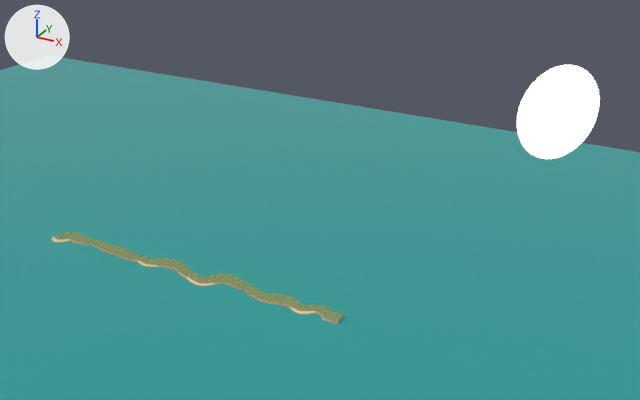
The glTF model frontend/projects/ride/public/courses/bondi.glb: old version first, new version second.
The view is the same before and after, from a camera (50 mm lens) standing at (11551.0, -10763.0, 7350.0) and looking at (6281.0, -1180.0, 2558.0). Lighting does not change. The marker at upper left points along +X, +Y and +Z. The first picture is the older version. Where no turn or scale is listed for an object, it has been applied to the vertices.

Names of what the first picture shows: 'Land_001', 'Land_002', 'Land_003', 'Land_004', 'Land_005', 'Land_006', 'Land_007', 'Land_008', 'Land_009', 'Land_010', 'Land_011', 'Land_012', 'Land_013', 'Sea', 'Sun' and 1 more.
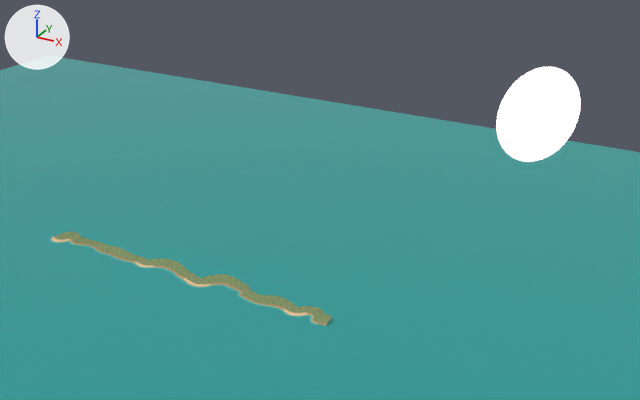
Where the newer file only moved an object's origin or applied its transform, the numbers keep the older frame.

What changed in the scene script:
```text
Change ob_land_001:
    ob_land_001.location: (293.0, 257.0, -15.0) -> (257.0, 208.0, -15.0)
Change ob_land_002:
    ob_land_002.location: (812.0, 257.0, -15.0) -> (785.0, 208.0, -15.0)
Change ob_land_003:
    ob_land_003.location: (1281.0, 160.0, -15.0) -> (1254.0, 111.0, -15.0)
Change ob_land_004:
    ob_land_004.location: (1734.0, 166.0, -15.0) -> (1707.0, 117.0, -15.0)
Change ob_land_005:
    ob_land_005.location: (2183.0, 238.0, -15.0) -> (2156.0, 189.0, -15.0)
Change ob_land_006:
    ob_land_006.location: (2653.0, 209.0, -15.0) -> (2626.0, 160.0, -15.0)
Change ob_land_007:
    ob_land_007.location: (3109.0, 112.0, -11.0) -> (3082.0, 63.0, -11.0)
Change ob_land_008:
    ob_land_008.location: (3482.0, 245.0, -14.0) -> (3455.0, 195.0, -14.0)
Change ob_land_009:
    ob_land_009.location: (4015.0, 204.0, -15.0) -> (3988.0, 155.0, -15.0)
Change ob_land_010:
    ob_land_010.location: (4445.0, 96.0, -15.0) -> (4372.0, -7.0, -15.0)
Change ob_land_011:
    ob_land_011.location: (4938.0, 103.0, -14.0) -> (4865.0, 0.0, -14.0)
Change ob_land_012:
    ob_land_012.location: (5341.0, 151.0, -14.0) -> (5268.0, 48.0, -14.0)
Change ob_land_013:
    ob_land_013.location: (5831.0, 21.0, -15.0) -> (5702.0, -121.0, -15.0)
Change ob_sun:
    ob_sun.location: (9580.0, -3123.0, 4572.0) -> (9451.0, -3264.0, 4572.0)
```

Location of each change, [x1, y1, x2, y2] in pixels of the pictures (640 x 400 px):
'Sun', moved: before [517, 65, 600, 159]; after [496, 67, 581, 162]
'Land_011', moved: before [282, 295, 306, 314]; after [274, 297, 299, 317]
'Land_012', moved: before [306, 304, 333, 321]; after [299, 306, 324, 324]
'Land_010', moved: before [256, 292, 285, 305]; after [247, 294, 279, 308]
'Land_008', moved: before [213, 273, 244, 288]; after [210, 274, 241, 290]
'Land_009', moved: before [237, 281, 263, 299]; after [234, 282, 257, 301]
'Land_005', moved: before [150, 258, 181, 270]; after [146, 259, 179, 271]
'Land_007', moved: before [188, 274, 214, 286]; after [184, 275, 212, 288]
'Land_006', moved: before [174, 262, 198, 280]; after [169, 263, 195, 282]
'Land_003', moved: before [109, 245, 134, 260]; after [106, 246, 131, 262]
'Land_004', moved: before [129, 253, 154, 267]; after [125, 254, 151, 269]
'Land_013', moved: before [327, 312, 343, 324]; after [314, 314, 332, 326]
'Land_001', moved: before [72, 234, 99, 246]; after [68, 237, 96, 247]
'Land_002', moved: before [94, 240, 115, 253]; after [90, 241, 112, 255]
